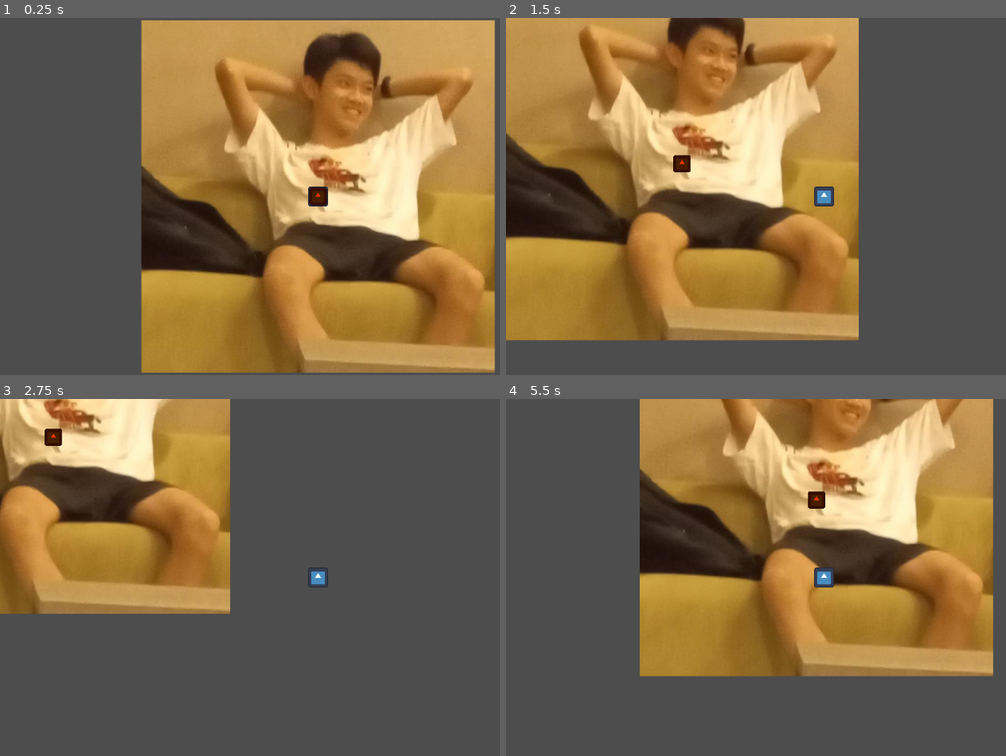
Above: before the commit, frames 1-4 (two rows, left to right).
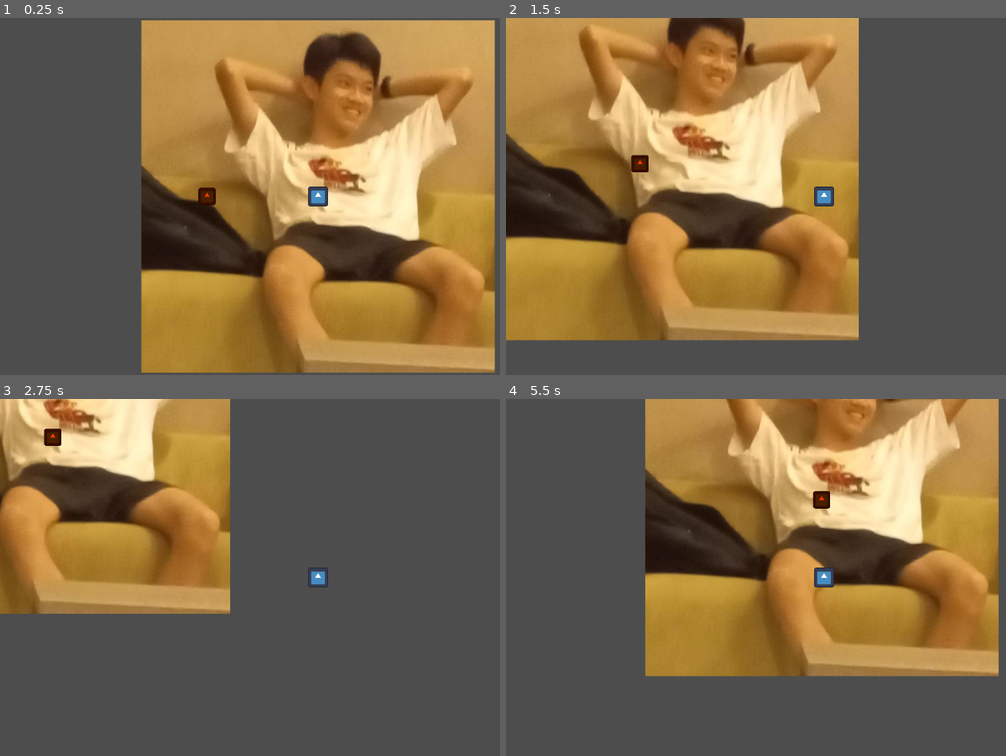
Above: after the commit, the same moments.

Repository: Darr3n2GG/guns
Game: Godot game, scene res://Worlds/movement_test.tscn
Two runs of this game, one before a commit and one after it. Both use one fixed random seed, a clock stepped at 60 frames per second and the inputs below. The project has no main scene, so this scene is started directly. The engine's default icon, where the game draws it, is replaced by a stand-in: a white triangle on a blue panel in a dark square.
Inputs:
- Up to frame 1 (0.25 s): no input
- Up to frame 2 (1.5 s): hold D (move_right) 0.53-1.28 s; hold S (move_down) from 1.28 s (still down)
- Up to frame 3 (2.75 s): release S (move_down) at 2.03 s; hold D (move_right) from 2.03 s (still down)
- Up to frame 4 (5.5 s): release D (move_right) at 2.78 s; hold W (move_up) 2.78-3.53 s; hold A (move_left) 3.53-5.03 s; hold S (move_down) from 5.03 s (still down)

The runs differ from the first frame. In frame 1, 0.3% of the frame differs, in the area x 39-66%, y 47-53%; in frame 2, 0.3%; in frame 3, less than 0.1%; in frame 4, 6.7%, in the area x 26-99%, y 0-78%.
Error in both runs: Invalid access to property or key 'global_position' on a base object of type 'null instance'. (res://Resources/Global.gd:6)

Commit message:
Finished knockback wooo

Diff:
--- a/Characters/Enemy/Enemy.gd
+++ b/Characters/Enemy/Enemy.gd
@@ -1,10 +1,20 @@
-extends Sprite2D
+extends CharacterBody2D
 
 @export var speed = 100
-var direction = Vector2.ZERO
+@export var knockback_resistance = 1.0
+var direction : Vector2
+var knockback : Vector2
 
 func _physics_process(delta: float) -> void:
 
-	global_position = global_position.move_toward(Global.player_pos , delta * speed)
+	velocity = global_position.direction_to(Global.player_pos) * speed
 
-	direction = global_position.move_toward(Global.player_pos , delta)
+	direction = velocity.round().sign()
+
+	knockback = knockback.move_toward(Vector2.ZERO, knockback_resistance)
+	velocity += knockback * 10 * delta
+
+	move_and_slide()
+
+func die() -> void:
+	queue_free()
--- a/Characters/Enemy/enemy.tscn
+++ b/Characters/Enemy/enemy.tscn
@@ -12,22 +12,33 @@
 [sub_resource type="RectangleShape2D" id="RectangleShape2D_hd1da"]
 size = Vector2(127.8, 127.8)
 
-[node name="Enemy" type="Sprite2D"]
+[sub_resource type="RectangleShape2D" id="RectangleShape2D_fvgui"]
+
+[node name="Enemy" type="CharacterBody2D"]
 modulate = Color(1, 0.223529, 0, 1)
 scale = Vector2(0.24363, 0.24363)
-texture = ExtResource("1_ip7t2")
+collision_layer = 2
 script = ExtResource("2_skerx")
+knockback_resistance = 10.0
 
 [node name="HealthComponent" parent="." instance=ExtResource("3_286cl")]
 
 [node name="HitboxComponent" parent="." node_paths=PackedStringArray("hc") instance=ExtResource("4_eqe5m")]
+collision_layer = 2
 hc = NodePath("../HealthComponent")
 
 [node name="CollisionShape2D" type="CollisionShape2D" parent="HitboxComponent"]
 shape = SubResource("RectangleShape2D_qu5u3")
 
 [node name="Hurtbox_Component" parent="." instance=ExtResource("5_g062m")]
-knockback_multiplier = 100.0
+collision_layer = 2
+knockback_multiplier = 250.0
 
 [node name="CollisionShape2D" type="CollisionShape2D" parent="Hurtbox_Component"]
 shape = SubResource("RectangleShape2D_hd1da")
+
+[node name="Sprite2D" type="Sprite2D" parent="."]
+texture = ExtResource("1_ip7t2")
+
+[node name="CollisionShape2D" type="CollisionShape2D" parent="."]
+shape = SubResource("RectangleShape2D_fvgui")
--- a/Characters/Player/Player.gd
+++ b/Characters/Player/Player.gd
@@ -1,4 +1,5 @@
 extends CharacterBody2D
+class_name Player
 
 
 @export var max_speed = 400.0
@@ -25,10 +26,10 @@
 		velocity = velocity.limit_length(max_speed)
 
 	knockback = knockback.move_toward(Vector2.ZERO, knockback_resistance)
-	velocity += knockback * delta
+	velocity += knockback * 10 * delta
 
 	var shoot_input = get_input("shoot_left", "shoot_right", "shoot_up", "shoot_down")
-	if $Timer.is_stopped() and shoot_input != Vector2.ZERO:
+	if $ShootCooldownTimer.is_stopped() and shoot_input != Vector2.ZERO:
 		shoot(shoot_input)
 
 
@@ -38,6 +39,9 @@
 	var new_projectile = projectile.instantiate() as Sprite2D
 	add_child(new_projectile)
 	new_projectile.set_as_top_level(true)
-	new_projectile.global_position = global_position
+	new_projectile.global_position = global_position + shoot_direction * 30
 	new_projectile.direction = shoot_direction
-	$Timer.start()
+	$ShootCooldownTimer.start()
+
+func die() -> void:
+	print("you died")
--- a/Characters/Player/Water Droplet/WaterDroplet.gd
+++ b/Characters/Player/Water Droplet/WaterDroplet.gd
@@ -8,8 +8,10 @@
 	if $Timer.is_stopped() == false:
 		global_position += speed * direction * delta
 		rotation = direction.angle()
-	if $Hurtbox_Component.area_entered:
-		queue_free()
 
 func _on_timer_timeout() -> void:
 	queue_free()
+
+func _on_hurtbox_component_area_entered(area: Area2D) -> void:
+	if area is Hitbox:
+		queue_free()
--- a/Characters/Player/Water Droplet/water_droplet.tscn
+++ b/Characters/Player/Water Droplet/water_droplet.tscn
@@ -18,10 +18,13 @@
 one_shot = true
 autostart = true
 
-[node name="Hurtbox_Component" parent="." instance=ExtResource("3_qe886")]
-knockback_multiplier = 100.0
+[node name="Hurtbox_Component" parent="." instance=ExtResource("3_cnfu7")]
+collision_layer = 0
+collision_mask = 2
+knockback_multiplier = 500.0
 
-[node name="CollisionShape2D" type="CollisionShape2D" parent="Hurtbox_Component"]
+[node name="Collision" type="CollisionShape2D" parent="Hurtbox_Component"]
 shape = SubResource("CircleShape2D_mjboh")
 
 [connection signal="timeout" from="Timer" to="." method="_on_timer_timeout"]
+[connection signal="area_entered" from="Hurtbox_Component" to="." method="_on_hurtbox_component_area_entered"]
--- a/Characters/Player/player.tscn
+++ b/Characters/Player/player.tscn
@@ -11,9 +11,11 @@
 
 [node name="Player" type="CharacterBody2D"]
 scale = Vector2(1.81021, 1.81021)
+collision_mask = 2
 script = ExtResource("1_u3o48")
 max_speed = 325.0
 friction = 1000.0
+knockback_resistance = 10.0
 
 [node name="CollisionShape2D" type="CollisionShape2D" parent="."]
 shape = SubResource("RectangleShape2D_1ikko")
@@ -25,14 +27,23 @@
 
 [node name="Camera2D" type="Camera2D" parent="."]
 
-[node name="Timer" type="Timer" parent="."]
+[node name="ShootCooldownTimer" type="Timer" parent="."]
 wait_time = 0.5
 one_shot = true
 
 [node name="HealthComponent" parent="." instance=ExtResource("3_eh54q")]
 
-[node name="HitboxComponent" parent="." instance=ExtResource("4_wqrih")]
+[node name="HitboxComponent" parent="." node_paths=PackedStringArray("hc") instance=ExtResource("4_wqrih")]
 show_behind_parent = true
+collision_layer = 1
+collision_mask = 2
+hc = NodePath("../HealthComponent")
 
 [node name="CollisionShape2D" type="CollisionShape2D" parent="HitboxComponent"]
 shape = SubResource("RectangleShape2D_qmr0m")
+
+[node name="InvulnerableTimer" type="Timer" parent="."]
+wait_time = 0.5
+one_shot = true
+
+[connection signal="timeout" from="InvulnerableTimer" to="HitboxComponent" method="_on_invulnerable_timer_timeout"]
--- a/Resources/Component/Attack.gd
+++ b/Resources/Component/Attack.gd
@@ -3,4 +3,4 @@
 class_name Attack
 
 var Attack_Damage : float
-var Attack_Knockback : float
+var Attack_Knockback : Vector2
--- a/Resources/Component/Health Component.gd
+++ b/Resources/Component/Health Component.gd
@@ -12,7 +12,6 @@
 	health = MaxHealth
 
 func damage(attack : Attack) -> void:
-
 	health -= attack.Attack_Damage
 
 	get_parent().knockback = attack.Attack_Knockback
--- a/Resources/Component/HitboxComponent.gd
+++ b/Resources/Component/HitboxComponent.gd
@@ -2,7 +2,15 @@
 class_name Hitbox
 
 @export var hc : Health
+var invulnerable = false
 
 func damage(attack : Attack) -> void:
-	if hc:
+	if hc and not invulnerable:
 		hc.damage(attack)
+		if get_parent() is Player:
+			get_parent().get_node("InvulnerableTimer").start()
+			invulnerable = true
+
+
+func _on_invulnerable_timer_timeout() -> void:
+	invulnerable = false
--- a/Resources/Component/Hurtbox_Component.gd
+++ b/Resources/Component/Hurtbox_Component.gd
@@ -11,6 +11,12 @@
 func damage_area(hitbox : Hitbox) -> void:
 	var attack_instance = Attack.new()
 	attack_instance.Attack_Damage = damage
-	var knockback = get_parent().direction * knockback_multiplier
+	var knockback = get_parent().direction.normalized() * knockback_multiplier
 	attack_instance.Attack_Knockback = knockback
 	hitbox.damage(attack_instance)
+	if get_parent().name != "WaterDroplet":
+		set_deferred("monitoring",false)
+		$Cooldown.start()
+
+func _on_cooldown_timeout() -> void:
+	set_deferred("monitoring",true)
--- a/Resources/Component/Hurtbox_Component.tscn
+++ b/Resources/Component/Hurtbox_Component.tscn
@@ -5,4 +5,8 @@
 [node name="Hurtbox_Component" type="Area2D"]
 script = ExtResource("1_u1hcr")
 
+[node name="Cooldown" type="Timer" parent="."]
+one_shot = true
+
 [connection signal="area_entered" from="." to="." method="_on_area_entered"]
+[connection signal="timeout" from="Cooldown" to="." method="_on_cooldown_timeout"]
--- a/Worlds/movement_test.tscn
+++ b/Worlds/movement_test.tscn
@@ -12,3 +12,4 @@
 [node name="Player" parent="." instance=ExtResource("2_otdv0")]
 
 [node name="Enemy" parent="." instance=ExtResource("3_v2tjs")]
+position = Vector2(-226, 0)
--- a/project.godot
+++ b/project.godot
@@ -60,3 +60,8 @@
 "events": [Object(InputEventKey,"resource_local_to_scene":false,"resource_name":"","device":-1,"window_id":0,"alt_press …(182 unchanged characters)…
 ]
 }
+
+[layer_names]
+
+2d_physics/layer_1="Player"
+2d_physics/layer_2="Enemy"
Not shown: 1 places in Characters/Enemy/enemy.tscn that only renumber resources
Not shown: 1 places in Characters/Player/Water Droplet/water_droplet.tscn that only renumber resources
